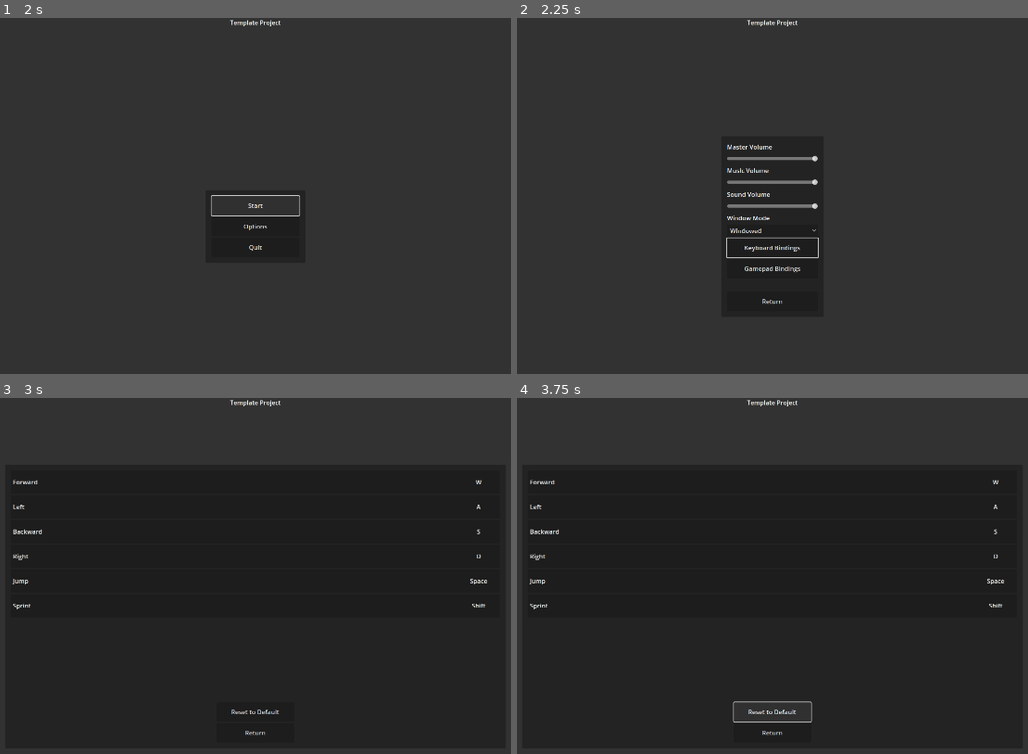
Above: before the commit, frames 1-4 (two rows, left to right).
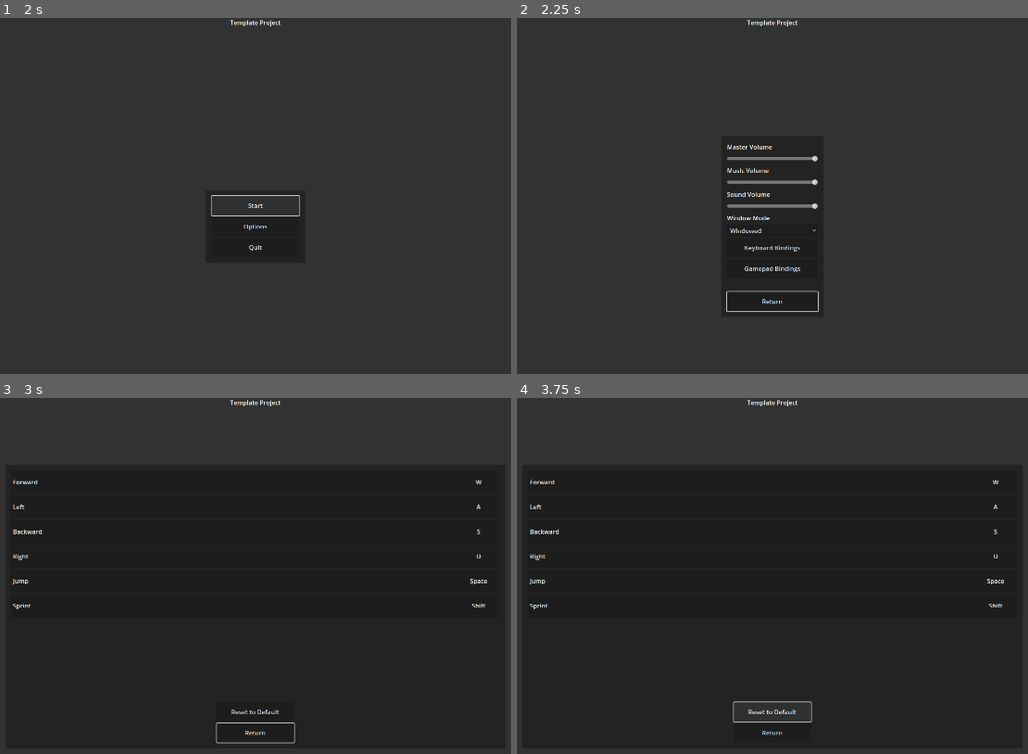
Above: after the commit, the same moments.

Repository: Kidcredible300/template-project
Game: Godot game, scene res://scenes/menu/main_menu.tscn
The game is run twice, just before and just after one commit, with the same random seed, the same clock (stepped at 60 frames per second) and the same inputs.
Inputs:
- Up to frame 1 (2 s): click "Start" at 0.5 s; click "Start" at 1.25 s
- Up to frame 2 (2.25 s): click "Options" at 2 s
- Up to frame 3 (3 s): click "Keyboard Bindings" at 2.75 s
- Up to frame 4 (3.75 s): click "Reset to Default" at 3.5 s

Frame 1 is identical in both runs. In frame 2, 0.3% of the frame differs, in the area x 40-60%, y 61-83%; in frame 3, 0.2%; in frame 4, nothing differs.
Error before the commit: Parse Error: Identifier "ConfigHandler" not declared in the current scope. (res://scripts/menu/settings/volume_bar.gd:10)

Commit message:
Added functionality for saving and loading keybinds between play sessions.

Diff:
--- a/project.godot
+++ b/project.godot
@@ -21,7 +21,7 @@
 
 [autoload]
 
-GlobalSettings="*res://scripts/menu/global_settings.gd"
+ConfigHandler="*res://scripts/menu/config_handler.gd"
 
 [display]
 
@@ -65,7 +65,7 @@
 "deadzone": 0.2,
 "events": [Object(InputEventKey,"resource_local_to_scene":false,"resource_name":"","device":-1,"window_id":0,"alt_press …(192 unchanged characters)…
 , Object(InputEventJoypadMotion,"resource_local_to_scene":false,"resource_name":"","device":-1,"axis":0,"axis_value":1.0,"script":null)
-]
+, null, null]
 }
 jump={
 "deadzone": 0.2,
--- a/scenes/menu/main_menu.tscn
+++ b/scenes/menu/main_menu.tscn
@@ -1,13 +1,13 @@
 [gd_scene load_steps=9 format=3 uid="uid://cruklgu2nc3fd"]
 
-[ext_resource type="Script" uid="uid://bqlvpr8anm0cb" path="res://scripts/menu/menu_focus.gd" id="1_hj162"]
+[ext_resource type="Script" uid="uid://bqlvpr8anm0cb" path="res://scripts/menu/navigation/menu_focus.gd" id="1_hj162"]
 [ext_resource type="Theme" uid="uid://cegyp5c4jrryo" path="res://miscellaneous/Theme.tres" id="1_xn6kt"]
-[ext_resource type="Script" uid="uid://d38tp0fjlsg6n" path="res://scripts/menu/scene_change.gd" id="2_xn6kt"]
-[ext_resource type="Script" uid="uid://crnyi0ppi7qeq" path="res://scripts/menu/change_menu.gd" id="3_isoef"]
-[ext_resource type="Script" uid="uid://ubj8sdpc3djb" path="res://scripts/menu/quit_button.gd" id="4_qgo02"]
-[ext_resource type="Script" uid="uid://jt4vd5nu2fgj" path="res://scripts/menu/volume_bar.gd" id="6_isoef"]
-[ext_resource type="Script" uid="uid://c1da0c2oukwk8" path="res://scripts/menu/fullscreen.gd" id="7_qgo02"]
-[ext_resource type="Script" uid="uid://buiuhfgubvqiu" path="res://scripts/menu/input_settings.gd" id="8_vovv2"]
+[ext_resource type="Script" uid="uid://d38tp0fjlsg6n" path="res://scripts/menu/navigation/scene_change.gd" id="2_xn6kt"]
+[ext_resource type="Script" uid="uid://crnyi0ppi7qeq" path="res://scripts/menu/navigation/change_menu.gd" id="3_isoef"]
+[ext_resource type="Script" uid="uid://ubj8sdpc3djb" path="res://scripts/menu/navigation/quit_button.gd" id="4_qgo02"]
+[ext_resource type="Script" uid="uid://jt4vd5nu2fgj" path="res://scripts/menu/settings/volume_bar.gd" id="6_isoef"]
+[ext_resource type="Script" uid="uid://c1da0c2oukwk8" path="res://scripts/menu/settings/fullscreen.gd" id="7_qgo02"]
+[ext_resource type="Script" uid="uid://buiuhfgubvqiu" path="res://scripts/menu/settings/input_settings.gd" id="8_vovv2"]
 
 [node name="Main Menu" type="Control"]
 layout_mode = 3
@@ -121,7 +121,7 @@
 layout_mode = 2
 theme = ExtResource("1_xn6kt")
 script = ExtResource("1_hj162")
-first_element = NodePath("Controls Button")
+first_element = NodePath("Return Button")
 
 [node name="Master Label" type="Label" parent="UI/Options/MarginContainer/Options Buttons"]
 layout_mode = 2
@@ -222,7 +222,7 @@
 size_flags_vertical = 3
 theme = ExtResource("1_xn6kt")
 
-[node name="Return Button2" type="Button" parent="UI/Options/MarginContainer/Options Buttons" node_paths=PackedStringArray("to_hide", "to_show")]
+[node name="Return Button" type="Button" parent="UI/Options/MarginContainer/Options Buttons" node_paths=PackedStringArray("to_hide", "to_show")]
 custom_minimum_size = Vector2(200, 50)
 layout_mode = 2
 size_flags_vertical = 6
@@ -252,9 +252,11 @@
 layout_mode = 2
 theme = ExtResource("1_xn6kt")
 
-[node name="VBoxContainer" type="VBoxContainer" parent="UI/Keyboard Controls/MarginContainer"]
-layout_mode = 2
-theme = ExtResource("1_xn6kt")
+[node name="VBoxContainer" type="VBoxContainer" parent="UI/Keyboard Controls/MarginContainer" node_paths=PackedStringArray("first_element")]
+layout_mode = 2
+theme = ExtResource("1_xn6kt")
+script = ExtResource("1_hj162")
+first_element = NodePath("Return Button2")
 
 [node name="ScrollContainer" type="ScrollContainer" parent="UI/Keyboard Controls/MarginContainer/VBoxContainer"]
 layout_mode = 2
@@ -306,9 +308,11 @@
 layout_mode = 2
 theme = ExtResource("1_xn6kt")
 
-[node name="VBoxContainer" type="VBoxContainer" parent="UI/Gamepad Controls/MarginContainer"]
-layout_mode = 2
-theme = ExtResource("1_xn6kt")
+[node name="VBoxContainer" type="VBoxContainer" parent="UI/Gamepad Controls/MarginContainer" node_paths=PackedStringArray("first_element")]
+layout_mode = 2
+theme = ExtResource("1_xn6kt")
+script = ExtResource("1_hj162")
+first_element = NodePath("Return Button2")
 
 [node name="ScrollContainer" type="ScrollContainer" parent="UI/Gamepad Controls/MarginContainer/VBoxContainer"]
 layout_mode = 2
@@ -350,7 +354,8 @@
 [connection signal="item_selected" from="UI/Options/MarginContainer/Options Buttons/Fullscreen" to="UI/Options/MarginContainer/Options Buttons/Fullscreen" method="_on_item_selected"]
 [connection signal="pressed" from="UI/Options/MarginContainer/Options Buttons/Controls Button" to="UI/Options/MarginContainer/Options Buttons/Controls Button" method="_on_pressed"]
 [connection signal="pressed" from="UI/Options/MarginContainer/Options Buttons/Controls Button2" to="UI/Options/MarginContainer/Options Buttons/Controls Button2" method="_on_pressed"]
-[connection signal="pressed" from="UI/Options/MarginContainer/Options Buttons/Return Button2" to="UI/Options/MarginContainer/Options Buttons/Return Button2" method="_on_pressed"]
+[connection signal="pressed" from="UI/Options/MarginContainer/Options Buttons/Return Button" to="UI/Options/MarginContainer/Options Buttons/Return Button" method="_on_pressed"]
+[connection signal="visibility_changed" from="UI/Keyboard Controls/MarginContainer/VBoxContainer" to="UI/Keyboard Controls/MarginContainer/VBoxContainer" method="_on_visibility_changed"]
 [connection signal="pressed" from="UI/Keyboard Controls/MarginContainer/VBoxContainer/Reset Button" to="UI/Keyboard Controls" method="_on_reset_button_pressed"]
 [connection signal="pressed" from="UI/Keyboard Controls/MarginContainer/VBoxContainer/Return Button2" to="UI/Keyboard Controls/MarginContainer/VBoxContainer/Return Button2" method="_on_pressed"]
 [connection signal="pressed" from="UI/Gamepad Controls/MarginContainer/VBoxContainer/Reset Button" to="UI/Gamepad Controls" method="_on_reset_button_pressed"]
--- a/scripts/menu/config_handler.gd
+++ b/scripts/menu/config_handler.gd
@@ -9,12 +9,7 @@
 
 func _ready() -> void:
 	if !FileAccess.file_exists(SETTINGS_FILE_PATH):
-		# Save Keybinding Settings
-		InputMap.load_from_project_settings()
-		for input : String in INPUTS:
-			var events : Array = InputMap.action_get_events(input)
-			for i in range(KEYBINDING_SETS):
-				config.set_value("Keybinding"+str(i), input, events[i].as_text())
+		save_keybind_settings()
 
 		#Save Graphical Settings
 		config.set_value("video", "window_mode", 0)
@@ -28,6 +23,18 @@
 		config.save(SETTINGS_FILE_PATH)
 	else:
 		config.load(SETTINGS_FILE_PATH)
+
+
+func save_keybind_settings() -> void:
+	for input : String in INPUTS:
+		var events : Array = InputMap.action_get_events(input)
+		for i in range(KEYBINDING_SETS):
+			config.set_value("Keybinding"+str(i), input, events[i].as_text())
+	config.save(SETTINGS_FILE_PATH)
+
+
+func load_keybind_setting(bind_set : int, action : String) -> String:
+	return config.get_value("Keybinding"+str(bind_set), action)
 
 
 func save_window_mode(value : int) -> void:
--- a/scripts/menu/settings/input_settings.gd
+++ b/scripts/menu/settings/input_settings.gd
@@ -11,12 +11,49 @@
 var action_to_remap = null
 var remapping_button = null
 
+const MOUSE_INPUT_DICT : Dictionary = {"Left Mouse Button" : MOUSE_BUTTON_LEFT,
+		"Right Mouse Button" : MOUSE_BUTTON_RIGHT,
+		"Middle Mouse Button" : MOUSE_BUTTON_MIDDLE,
+		"Mouse Wheel Up" : MOUSE_BUTTON_WHEEL_UP,
+		"Mouse Wheel Down" : MOUSE_BUTTON_WHEEL_DOWN,
+		"Mouse Wheel Left" : MOUSE_BUTTON_WHEEL_LEFT,
+		"Mouse Wheel Right" : MOUSE_BUTTON_WHEEL_RIGHT,
+		"Mouse Thumb Button 1" : MOUSE_BUTTON_XBUTTON1,
+		"Mouse Thumb Button 2" : MOUSE_BUTTON_XBUTTON2
+}
+
 @onready var input_button : PackedScene = preload("res://scenes/menu/input_button.tscn")
 @onready var action_list = $"MarginContainer/VBoxContainer/ScrollContainer/Action List"
 
 func _ready() -> void:
+	_load_bindings()
 	_make_input_dictionary()
 	_create_action_list()
+
+
+func _load_bindings() -> void:
+	for input : String in inputs:
+		var key : String = ConfigHandler.load_keybind_setting(input_set, input)
+		var input_event : InputEvent
+		if key.contains("Mouse Button"):
+			var mouse_event : InputEventMouseButton = InputEventMouseButton.new()
+			mouse_event.button_index = MOUSE_INPUT_DICT[key]
+			input_event = mouse_event
+		elif key.contains("Joypad Motion"):
+			var joymove_event = InputEventJoypadMotion.new()
+			joymove_event.axis = int(key[22]) # Character 22 is always the axis for a Joypad Motion String
+			joymove_event.axis_value = int(key.right(5).trim_prefix(" ")) # Value is always the last 5 characters
+			input_event = joymove_event
+		elif key.contains("Joypad Button"):
+			var joybut_event = InputEventJoypadButton.new()
+			joybut_event.button_index = int(key.substr(14, 3).trim_suffix("(").trim_suffix(" "))
+			input_event = joybut_event
+		else:
+			var key_event = InputEventKey.new()
+			key_event.keycode = OS.find_keycode_from_string(key.trim_suffix(" (Physical)"))
+			input_event = key_event
+		action_to_remap = input
+		_remap(input_event, true)
 
 
 func _make_input_dictionary() -> void:
@@ -47,7 +84,7 @@
 		accept_event()
 
 
-func _remap(event : InputEvent) -> void:
+func _remap(event : InputEvent, initial_map : bool = false) -> void:
 	# Avoid double clicks
 	if event is InputEventMouseButton and event.double_click:
 		event.double_click = false
@@ -59,7 +96,8 @@
 		else:
 			InputMap.action_add_event(action_to_remap, events[i])
 	events = InputMap.action_get_events(action_to_remap)
-	_finish_mapping()
+	if not initial_map:
+		_finish_mapping()
 
 
 func _finish_mapping() -> void:
@@ -69,10 +107,13 @@
 	is_remapping = false
 	action_to_remap = null
 	remapping_button = null
+	ConfigHandler.save_keybind_settings()
 
 
-func _create_action_list() -> void:
-	InputMap.load_from_project_settings()
+func _create_action_list(use_project : bool = false) -> void:
+	if use_project:
+		InputMap.load_from_project_settings()
+		ConfigHandler.save_keybind_settings()
 	for item in action_list.get_children():
 		item.queue_free()
 
@@ -127,4 +168,4 @@
 
 
 func _on_reset_button_pressed() -> void:
-	_create_action_list()
+	_create_action_list(true)
